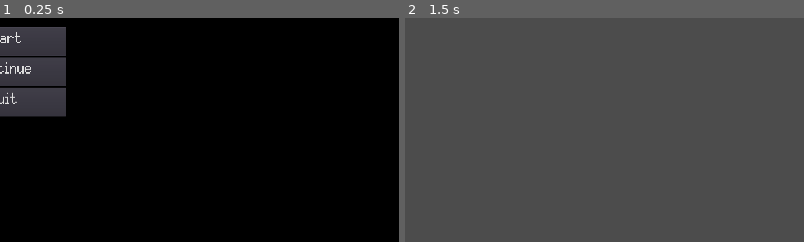
Above: before the commit, frames 1-2 (left to right).
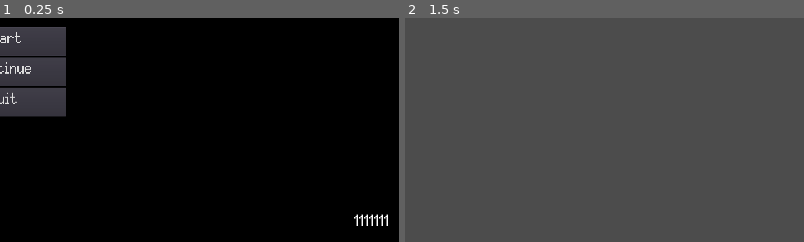
Above: after the commit, the same moments.

Repository: colinbellino/ai-and-games-2022
Game: Godot game, scene res://media/scenes/main.tscn
Two runs of this game, one before a commit and one after it. Both use one fixed random seed, a clock stepped at 60 frames per second and the inputs below.
Inputs:
- Up to frame 1 (0.25 s): no input
- Up to frame 2 (1.5 s): click "Start" at 0.5 s; tap Enter at 1.25 s
The pictures show only the part of the screen within x 50-100%, y 50-100%; the shares and areas given below are measured in that part.

The runs differ from the first frame. In frame 1, 0.2% of the frame differs, in the area x 88-98%, y 87-93%; in frame 2, nothing differs.

Commit message:
Extract version from file and display on Title UI

Diff:
--- a/media/scenes/main.tscn
+++ b/media/scenes/main.tscn
@@ -31,6 +31,21 @@
 align = 1
 valign = 1
 
+[node name="Version" type="Label" parent="Title"]
+unique_name_in_owner = true
+anchor_left = 0.5
+anchor_top = 0.5
+anchor_right = 0.5
+anchor_bottom = 0.5
+margin_left = -273.0
+margin_top = 465.0
+margin_right = 936.0
+margin_bottom = 528.0
+theme = ExtResource( 3 )
+text = "version"
+align = 2
+valign = 2
+
 [node name="Menu" type="VBoxContainer" parent="Title"]
 margin_left = 820.0
 margin_top = 563.0
--- a/src/Game.gd
+++ b/src/Game.gd
@@ -3,6 +3,7 @@
 func _ready():
     # Init stuff here
     Globals.title_ui = get_node("%Title")
+    Globals.version = load_version()
 
     # Connect the UI
     var _result = Globals.title_ui.button_start.connect("pressed", self, "button_start_pressed")
@@ -10,7 +11,7 @@
     _result = Globals.title_ui.button_quit.connect("pressed", self, "button_quit_pressed")
 
     # Start the title
-    Globals.title_ui.open()
+    Globals.title_ui.open(Globals.version)
 
 func _process(_delta: float):
     if Input.is_action_just_released("ui_cancel"):
@@ -30,3 +31,15 @@
 
 func button_quit_pressed() -> void:
     quit_game()
+
+func load_version() -> String:
+    var file := File.new()
+    var result := file.open("res://version.txt", File.READ)
+    if result != OK:
+        print("[GAME] Couldn't load version.")
+        file.close()
+        return "1111111"
+
+    var data = file.get_as_text()
+    file.close()
+    return data
--- a/src/Globals.gd
+++ b/src/Globals.gd
@@ -1,6 +1,8 @@
 extends Node
 
 const font1_path : String = "res://media/fonts/silver.ttf"
+
+var version : String = "9999999"
 
 # Resources
 onready var sounds : Dictionary = {
--- a/src/TitleUI.gd
+++ b/src/TitleUI.gd
@@ -1,16 +1,19 @@
 class_name TitleUI extends CanvasLayer
 
+var version_label: Label
 var button_start: Button
 var button_continue: Button
 var button_quit: Button
 
 func _ready() -> void:
+    version_label = get_node("%Version")
     button_start = get_node("%Start")
     button_continue = get_node("%Continue")
     button_quit = get_node("%Quit")
 
-func open() -> void:
+func open(version: String) -> void:
     visible = true
+    version_label.text = version
 
 func close() -> void:
     visible = false
Not shown, changed: export_presets.cfg
Not shown, changed: .gitignore
Not shown, added: build_version.sh
